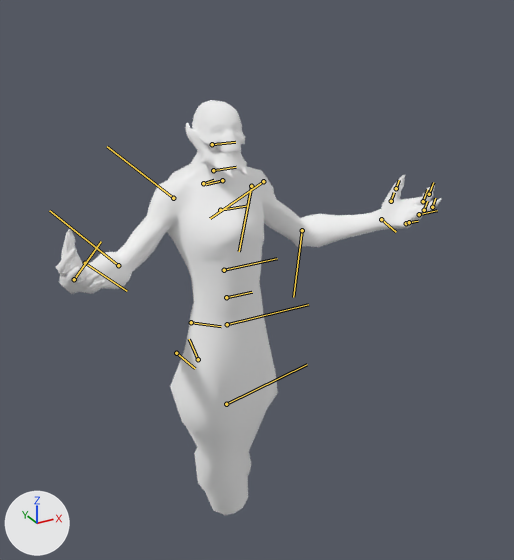
What one commit did to the glTF model assets/heroes/lich/models/hero.glb.
The view is the same before and after, from a camera (50 mm lens) standing at (-3.06, -6.18, 7.68) and looking at (0.15, -0.34, 4.77). The axes (+X, +Y, +Z) are drawn at lower left. The lights are the same throughout. The first picture is the older version. The bones that change, and the others that lie on the model, are drawn over the model as lines.

The first picture shows 'lich.001'.
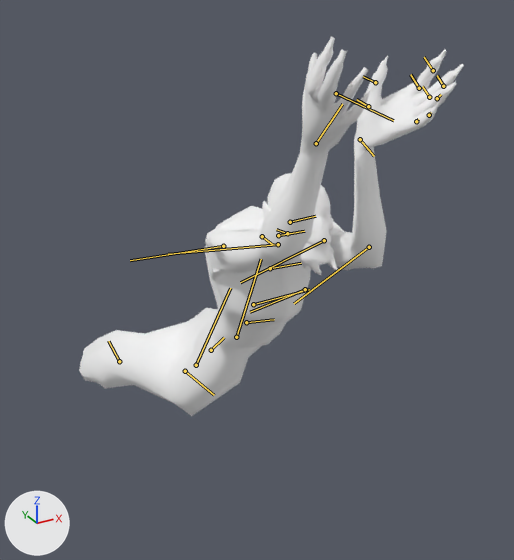
The newer file adds an action. The first version stands in its rest pose; the second is drawn at frame 9 of the action 'chainFrost_deadwinter'.

Boxes [x1, y1, x2, y2] around the edits, measured in the pictures (514 x 560 px):
'lich.001', posed (8% shorter): before [56, 100, 442, 515]; after [79, 36, 464, 416]
bone 'root', root to tip: before (226, 297) to (252, 292); after (246, 322) to (274, 319)
bone 'spine1', root to tip: before (224, 270) to (277, 258); after (253, 304) to (309, 289)
bone 'spine2', root to tip: before (220, 210) to (248, 205); after (270, 268) to (301, 263)
bone 'clavicle_R', root to tip: before (203, 183) to (214, 180); after (262, 236) to (272, 244)
bone 'bicep_R', root to tip: before (173, 198) to (107, 146); after (223, 246) to (130, 260)
bone 'elbow_R', root to tip: before (118, 265) to (49, 210); after (278, 244) to (168, 254)
bone 'wrist_R', root to tip: before (74, 279) to (101, 241); after (316, 143) to (342, 104)
bone 'clavicle_L', root to tip: before (222, 180) to (206, 184); after (287, 233) to (276, 229)
bone 'bicep_L', root to tip: before (251, 186) to (239, 251); after (324, 240) to (240, 282)
bone 'elbow_L', root to tip: before (302, 230) to (293, 297); after (369, 247) to (294, 303)
bone 'wrist_L', root to tip: before (381, 219) to (396, 232); after (360, 139) to (374, 156)
bone 'neck1', root to tip: before (213, 170) to (236, 167); after (278, 235) to (304, 231)
bone 'head', root to tip: before (212, 144) to (235, 142); after (290, 222) to (315, 216)
bone 'legs0_0', root to tip: before (227, 324) to (308, 304); after (236, 337) to (261, 259)
bone 'legs0_1', root to tip: before (226, 404) to (307, 364); after (196, 365) to (230, 288)

The edits, one by one:
Bone 'root' (bone_root) moves from (0.0, 0.0, 0.0) to (0.403, 0.027, -0.124).
Bone 'root' (bone_root) turns from (0, 0, 0) to (-6, 39, -11) degrees about its own x, y and z.
Bone 'spine1' (bone_spine1) moves from (0.0, 0.0, 0.0) to (-0.001, -0.004, 0.007).
Bone 'spine1' (bone_spine1) turns from (0, 0, 0) to (8, 3, -3) degrees about its own x, y and z.
Bone 'spine2' (bone_spine2) moves from (0.0, 0.0, 0.0) to (0.034, 0.0, 0.0).
Bone 'spine2' (bone_spine2) turns from (0, 0, 0) to (-3, 3, 3) degrees about its own x, y and z.
Bone 'clavicle_R' (bone_clavicle_r) moves from (0.0, 0.0, 0.0) to (0.0, 0.0, -0.071).
Bone 'clavicle_R' (bone_clavicle_r) turns from (0, 0, 0) to (-34, -4, -2) degrees about its own x, y and z.
Bone 'bicep_R' (bone_bicep_r) turns from (0, 0, 0) to (-102, 127, -39) degrees about its own x, y and z.
Bone 'elbow_R' (bone_elbow_r) turns from (0, 0, 0) to (3, -21, 2) degrees about its own x, y and z.
Bone 'wrist_R' (bone_wrist_r) turns from (0, 0, 0) to (40, -33, 51) degrees about its own x, y and z.
Bone 'clavicle_L' (bone_clavicle_l) moves from (0.0, 0.0, 0.0) to (0.0, 0.0, 0.062).
Bone 'clavicle_L' (bone_clavicle_l) turns from (0, 0, 0) to (-31, -7, -24) degrees about its own x, y and z.
Bone 'bicep_L' (bone_bicep_l) turns from (0, 0, 0) to (76, 71, 107) degrees about its own x, y and z.
Bone 'elbow_L' (bone_elbow_l) turns from (0, 0, 0) to (20, -1, -6) degrees about its own x, y and z.
Bone 'wrist_L' (bone_wrist_l) turns from (0, 0, 0) to (30, -45, 96) degrees about its own x, y and z.
Bone 'neck1' (bone_neck1) turns from (0, 0, 0) to (2, 3, 2) degrees about its own x, y and z.
Bone 'head' (bone_head) turns from (0, 0, 0) to (-1, -41, 5) degrees about its own x, y and z.
Bone 'legs0_0' (bone_legs0_0) moves from (0.0, 0.0, 0.0) to (-0.002, -0.024, 0.016).
Bone 'legs0_0' (bone_legs0_0) turns from (0, 0, 0) to (-61, 4, -10) degrees about its own x, y and z.
Bone 'legs0_1' (bone_legs0_1) turns from (0, 0, 0) to (0, 54, -5) degrees about its own x, y and z.
